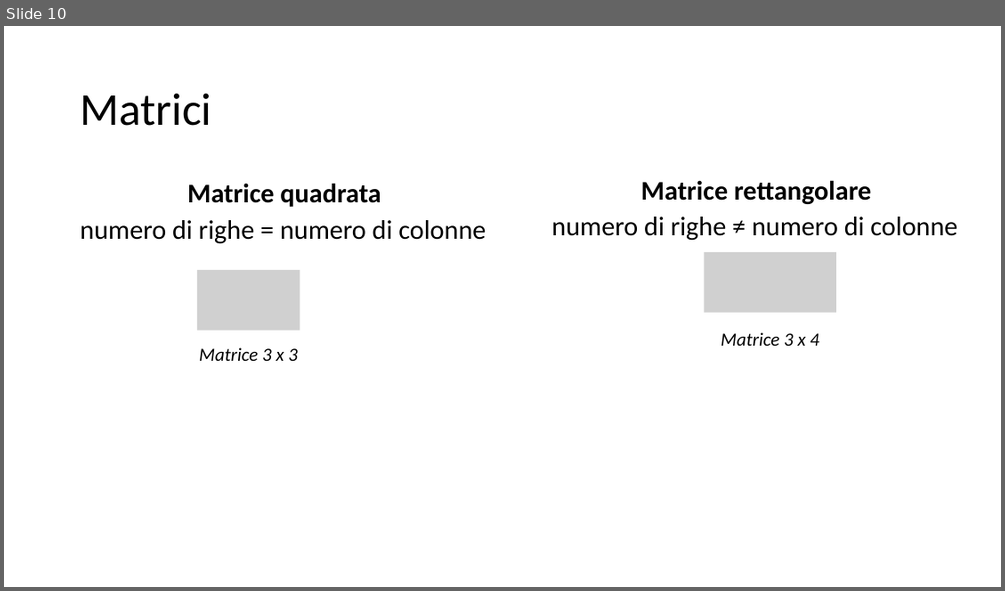
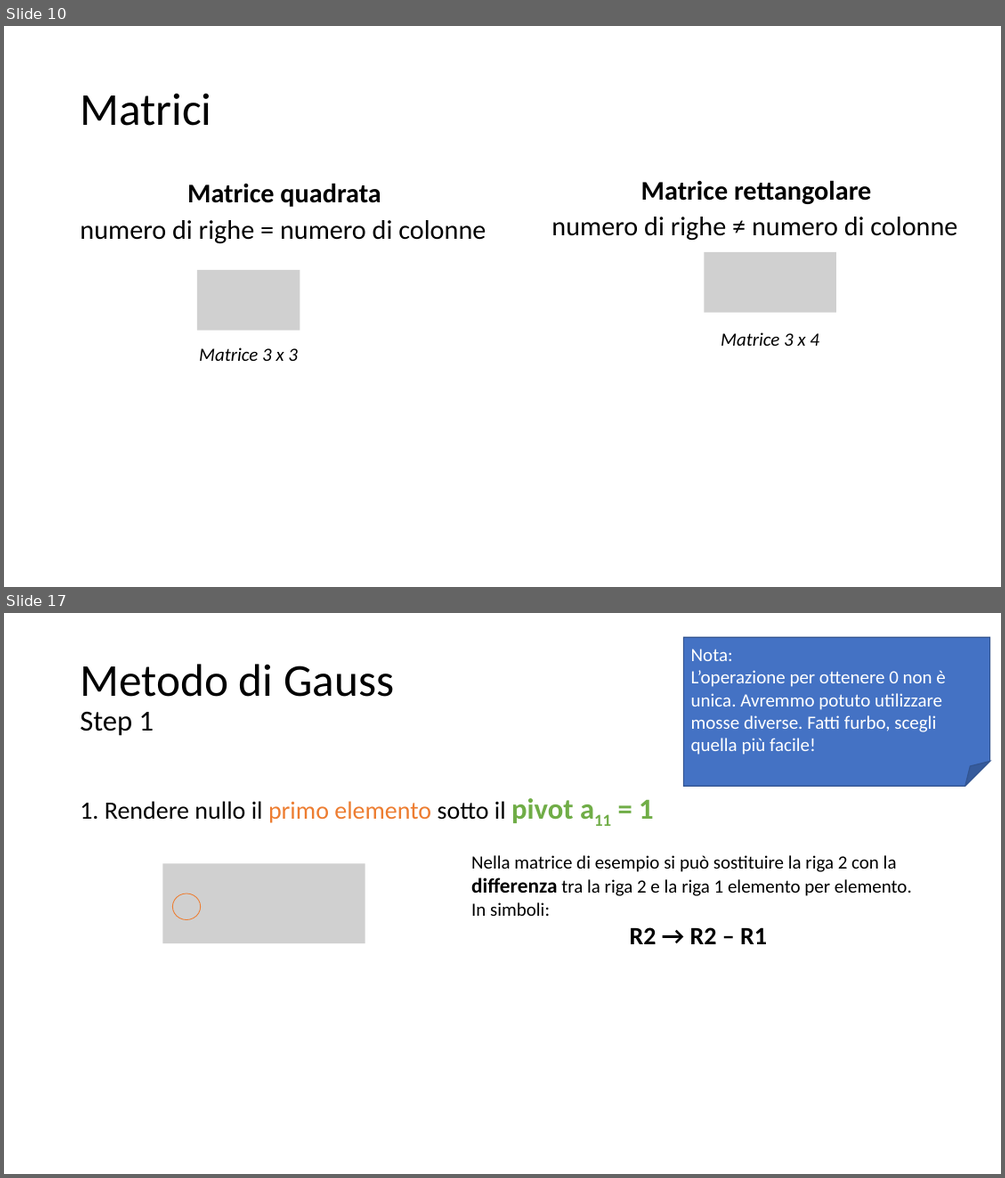
Before and after one commit to matteodelv/GaussLinearSystems, a slide deck: Presentazione.pptx. Shown one above the other, each under a label of ours: slide 10 before the commit, slides 10 and 17 after it; the slides between them are not shown. The pictures are 1005x591 and 1005x1178 pixels, drawn with LibreOffice and Linux fonts; fonts in the diff are those of the drawing; grey boxes stand for pictures. Boxes give left, top, right and bottom in pixels: in the first picture for what was removed or moved away, otherwise in the second. Text is boxed around its words. In the diff, an @@ line names an element or a change of style, - is before the commit and + after.

```diff
--- a/Presentazione.pptx
+++ b/Presentazione.pptx
@@ slide 17 added at (x1=4, y1=613, x2=1001, y2=1174), background #FFFFFF @@
@@ folded corner added at (x1=684, y1=637, x2=990, y2=786), fill #4472C4, outline #325491 1 pt, 18 pt, text #FFFFFF @@
+Nota:
+L’operazione per ottenere 0 non è unica. Avremmo potuto utilizzare mosse diverse. Fatti furbo, scegli quella più facile!
@@ title added at (x1=80, y1=664, x2=394, y2=736), 44 pt, text #000000 @@
+Metodo di Gauss
+Step 1
@@ text added at (x1=80, y1=798, x2=654, y2=823), 24 pt, text #000000 @@
+1. Rendere nullo il primo elemento sotto il pivot a11 = 1
@@ picture added at (x1=162, y1=863, x2=365, y2=943) @@
@@ text added at (x1=471, y1=855, x2=912, y2=944), 18 pt, text #000000 @@
+Nella matrice di esempio si può sostituire la riga 2 con la differenza tra la riga 2 e la riga 1 elemento per elemento.
+In simboli:
+R2 → R2 – R1
@@ ellipse added at (x1=172, y1=893, x2=200, y2=919), outline #ED7D31 0.75 pt @@
```
Also in this commit, not shown: 3 slides changed, 24 other slides added.
